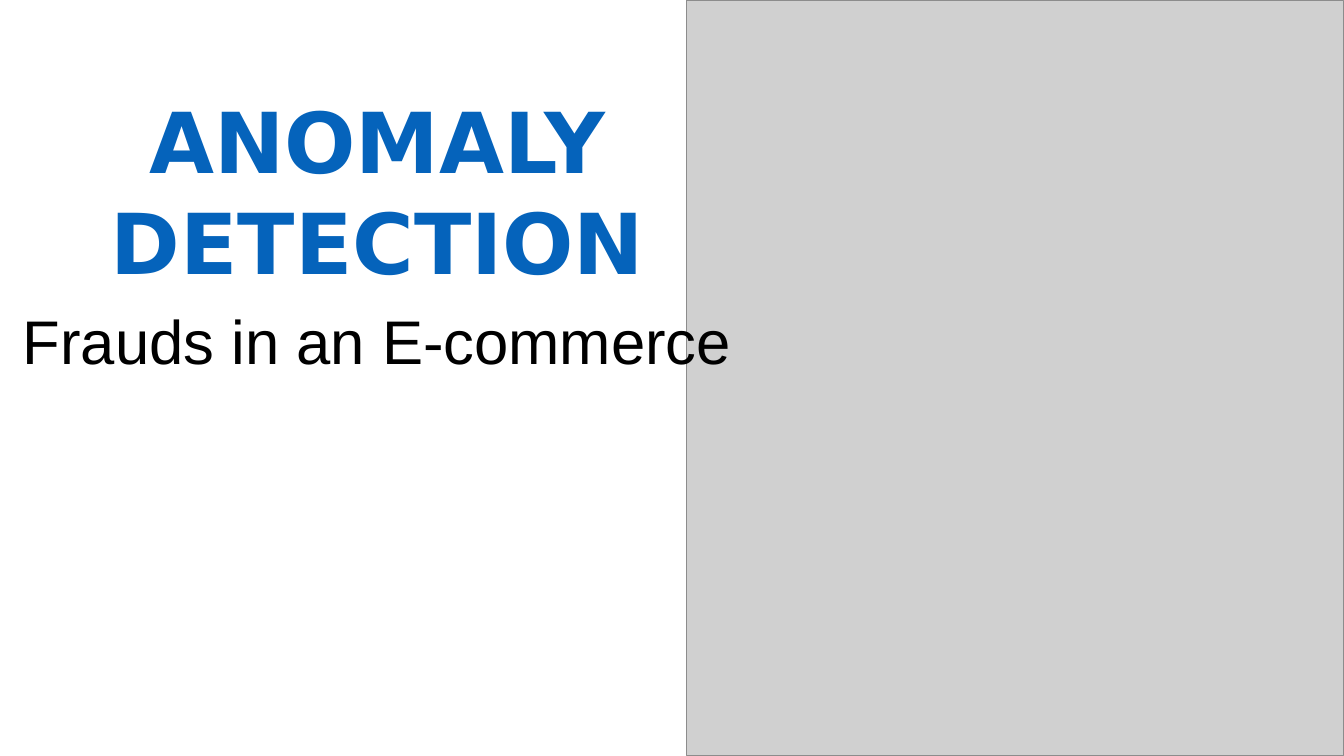
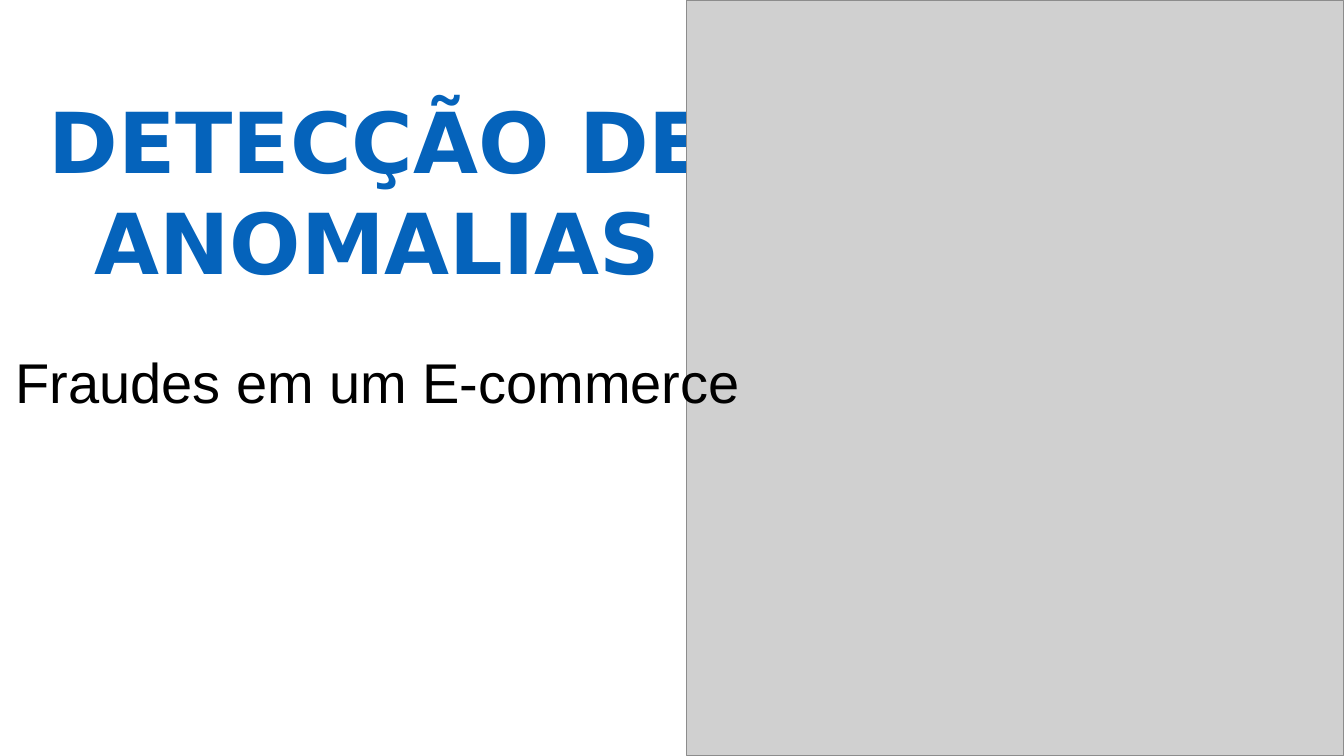
Before and after one commit to diassmatheus/en, a slide deck: slide 4 of assets/img/portfolio/cards-portifolio.pptx. Drawn at 1344x756 pixels with LibreOffice and Linux fonts; fonts in the diff are those of the drawing; grey boxes stand for pictures. Boxes give left, top, right and bottom in pixels: in the first picture for what was removed or moved away, otherwise in the second. Text is boxed around its words. In the diff, an @@ line names an element or a change of style, - is before the commit and + after.

```diff
--- a/assets/img/portfolio/cards-portifolio.pptx
+++ b/assets/img/portfolio/cards-portifolio.pptx
@@ text at <box>49,105,706,276</box>: text changed @@
-ANOMALY DETECTION
+DETECÇÃO DE ANOMALIAS
@@ text at <box>15,359,740,413</box>: text changed; size 44 to 40 pt @@
-Frauds in an E-commerce
+Fraudes em um E-commerce
```
Also in this commit, not shown: 1 other slide changed, 3 slides added, 3 slides removed, 6 other files.
